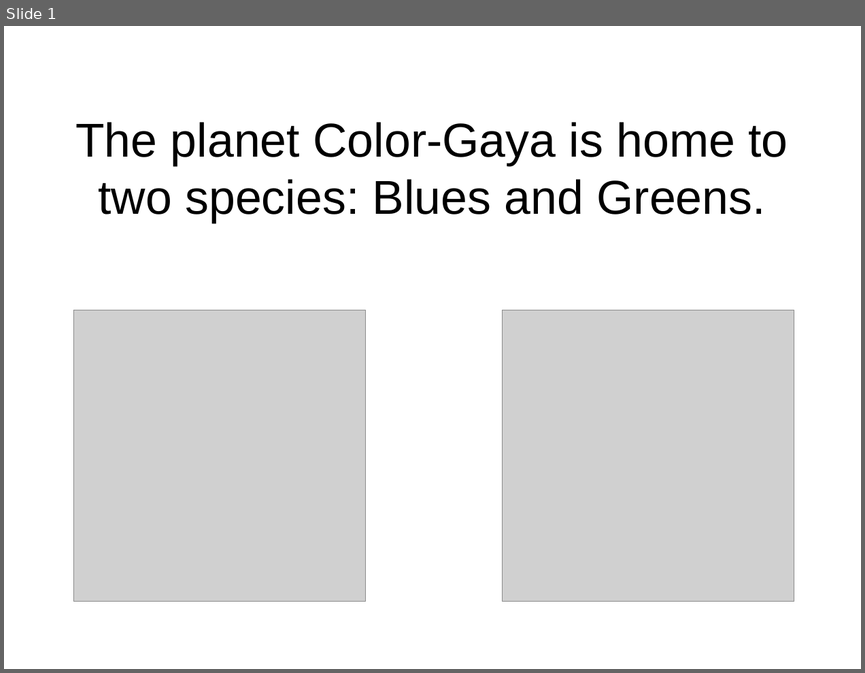
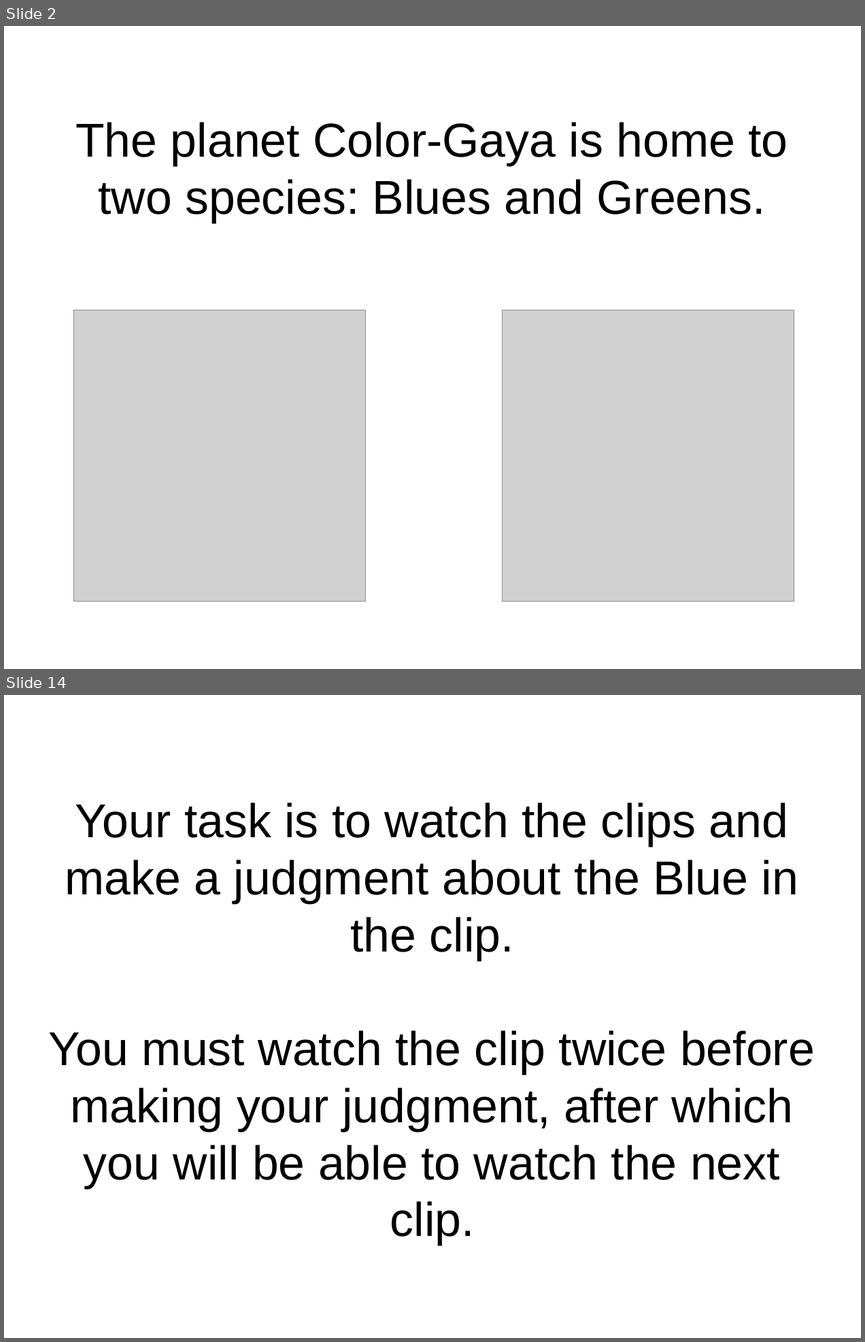
Before and after one commit to flxsosa/MoralDynamics, a slide deck: experiment_template/experiment_slides.odp. Shown one above the other, each under a label of ours: slide 1 before the commit, slides 2 and 14 after it; the slides between them are not shown. The pictures are 865x673 and 865x1342 pixels, drawn with LibreOffice and Linux fonts; fonts in the diff are those of the drawing; grey boxes stand for pictures. Boxes give left, top, right and bottom in pixels: in the first picture for what was removed or moved away, otherwise in the second. Text is boxed around its words. In the diff, an @@ line names an element or a change of style, - is before the commit and + after.

```diff
--- a/experiment_template/experiment_slides.odp
+++ b/experiment_template/experiment_slides.odp
@@ slide 14 added at [4,695,861,1338], background #FFFFFF @@
@@ title added at [49,802,815,1245], 44 pt, text #000000 @@
+Your task is to watch the clips and make a judgment about the Blue in the clip.
+You must watch the clip twice before making your judgment, after which you will be able to watch the next clip.
@@ what was slide 1 is now slide 2 @@
```
Also in this commit, not shown: 3 slides changed, 9 other slides added, 3 slides removed.
